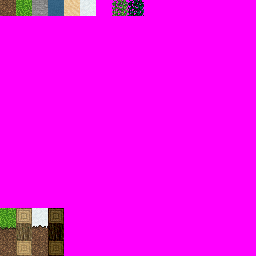
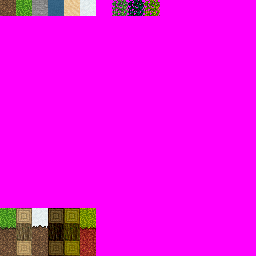
Before/after of a 256px x 256px layered artwork. What changed in the layer stack:
painted on "blocks" over [64, 0, 160, 256]
